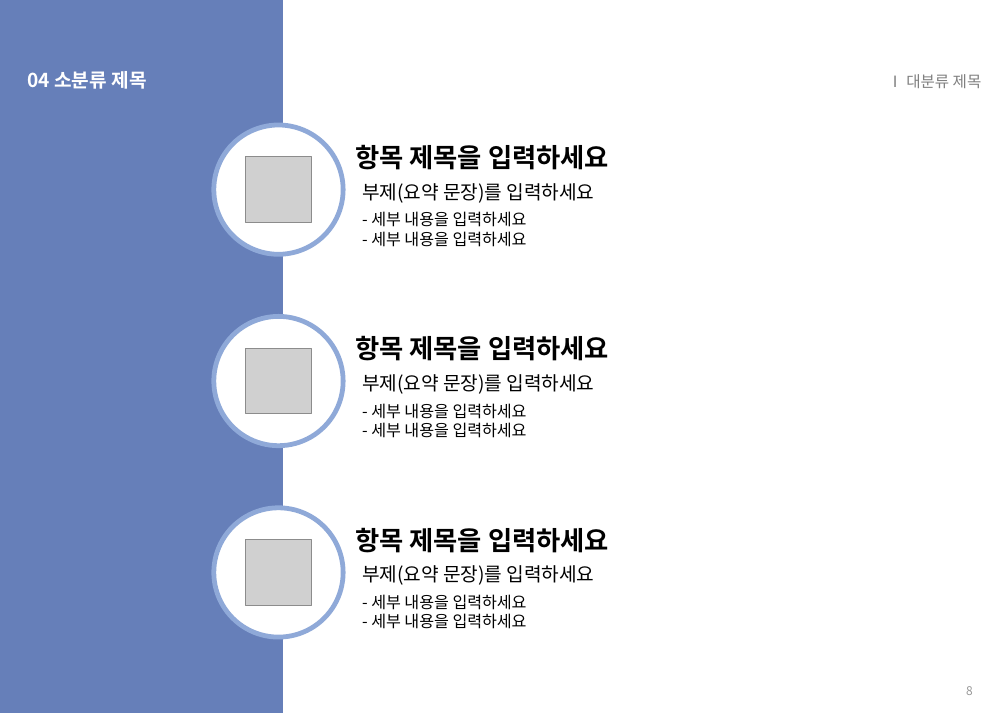
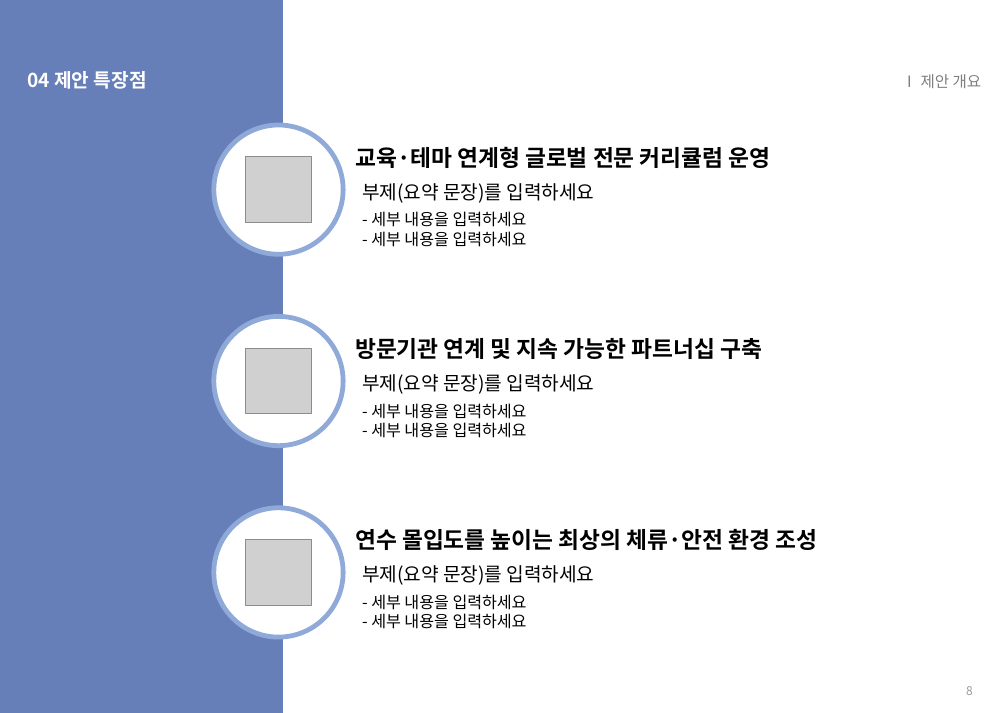
Before and after one commit to jinyor4435/-, a slide deck: slide 8 of 입찰제안서_PPT템플릿_2026SW미래채움.pptx. Drawn at 1008x713 pixels with LibreOffice and Linux fonts; fonts in the diff are those of the drawing; grey boxes stand for pictures. Boxes give left, top, right and bottom in pixels: in the first picture for what was removed or moved away, otherwise in the second. Text is boxed around its words. In the diff, an @@ line names an element or a change of style, - is before the commit and + after.

```diff
--- a/입찰제안서_PPT템플릿_2026SW미래채움.pptx
+++ b/입찰제안서_PPT템플릿_2026SW미래채움.pptx
@@ text at (28,71,147,89): text changed @@
-04 소분류 제목
+04 제안 특장점
@@ text at (902,74,982,88): text changed @@
-Ⅰ 대분류 제목
+Ⅰ 제안 개요
@@ text at (355,146,771,168): text changed; size 22 to 19 pt @@
-항목 제목을 입력하세요
+교육·테마 연계형 글로벌 전문 커리큘럼 운영
@@ text at (355,338,762,359): text changed; size 22 to 19 pt @@
-항목 제목을 입력하세요
+방문기관 연계 및 지속 가능한 파트너십 구축
@@ text at (355,529,818,550): text changed; size 22 to 19 pt @@
-항목 제목을 입력하세요
+연수 몰입도를 높이는 최상의 체류·안전 환경 조성
```
Also in this commit, not shown: 41 other slides changed, 13 slides added, 13 slides removed.
